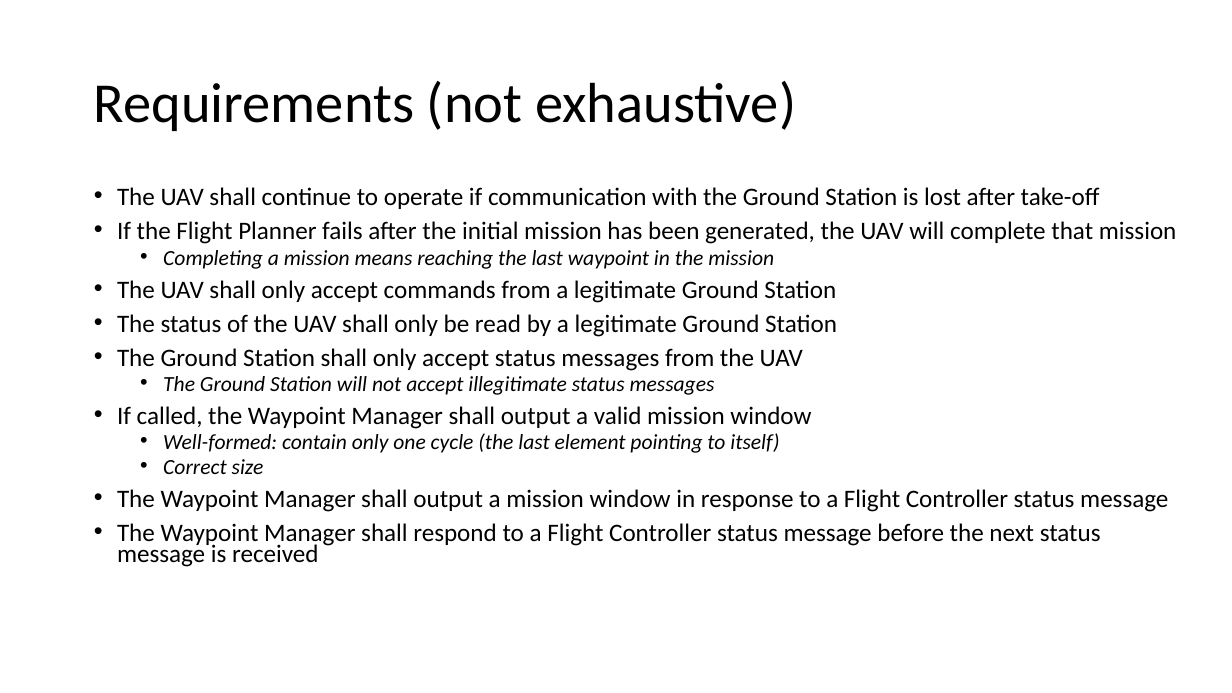
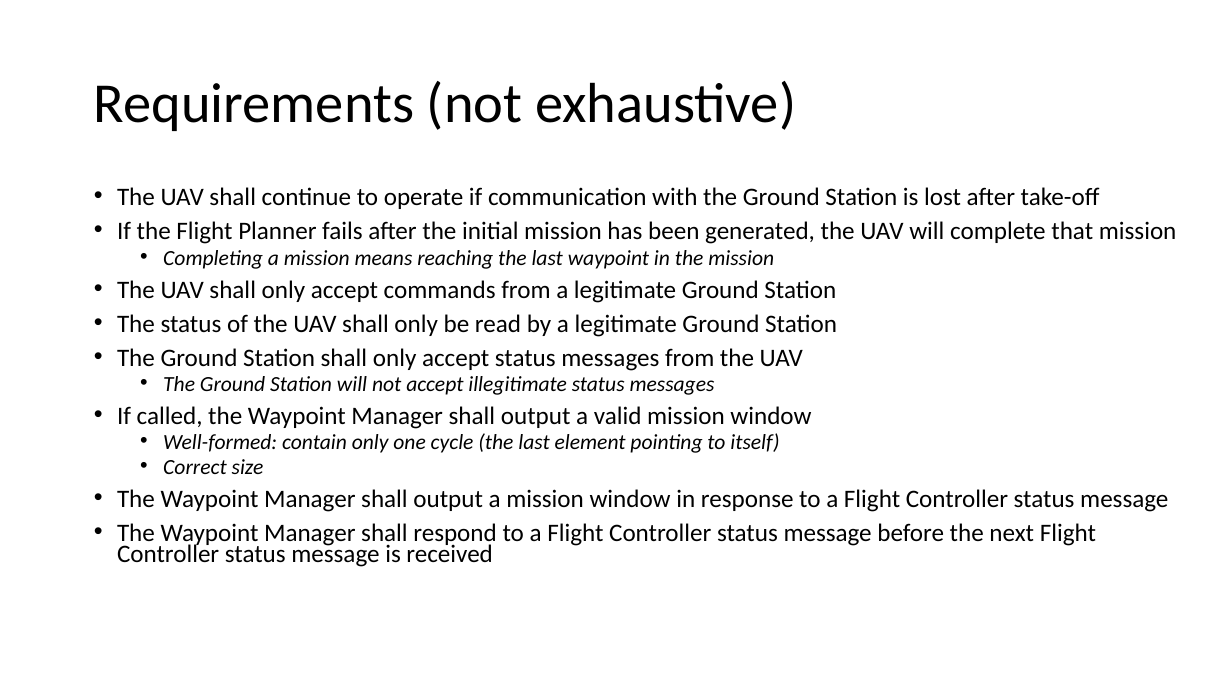
Before and after one commit to loonwerks/formal-methods-workbench, a slide deck: slide 16 of CASE_simple_example/CASE Example.pptx. Drawn at 1232x693 pixels with LibreOffice and Linux fonts; fonts in the diff are those of the drawing. Boxes give left, top, right and bottom in pixels: in the first picture for what was removed or moved away, otherwise in the second. Text is boxed around its words. In the diff, an @@ line names an element or a change of style, - is before the commit and + after.

```diff
--- a/CASE_simple_example/CASE Example.pptx
+++ b/CASE_simple_example/CASE Example.pptx
@@ text at (117,523,1096,567): text changed @@
-• The Waypoint Manager shall respond to a Flight Controller status message before the next status message is received
+• The Waypoint Manager shall respond to a Flight Controller status message before the next Flight Controller status message is received
```
Also in this commit, not shown: 2 other files.
